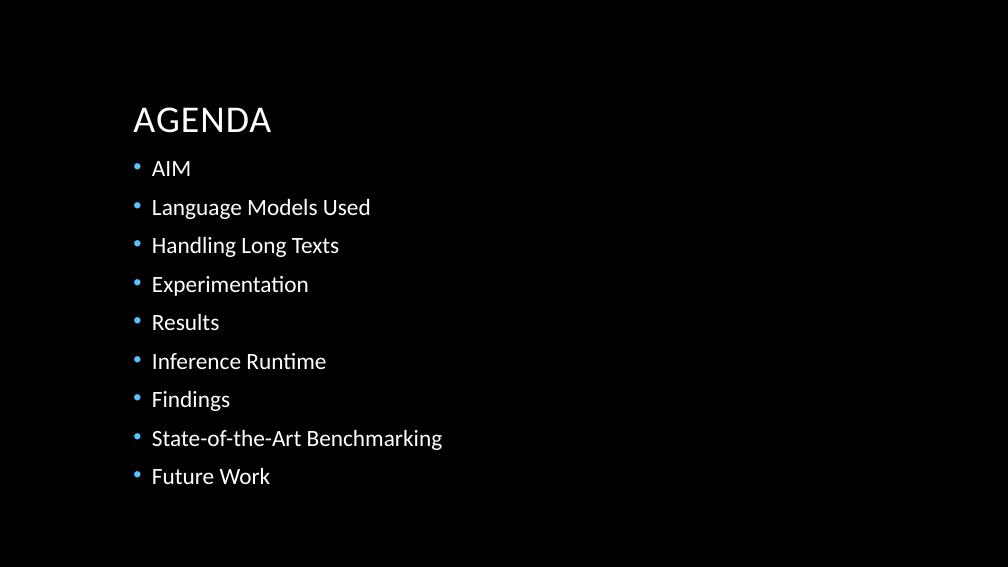
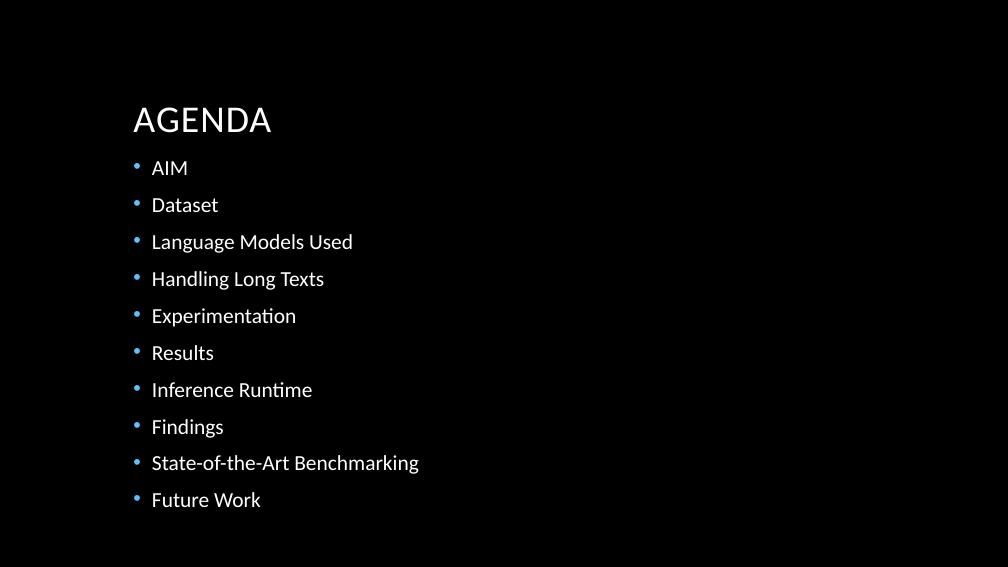
Before and after one commit to akhilchitreddy/summarizing-pubmed, a slide deck: slide 2 of Summarizing Pubmed Articles.pptx. Drawn at 1008x567 pixels with LibreOffice and Linux fonts; fonts in the diff are those of the drawing; background and template pictures are left out. Boxes give left, top, right and bottom in pixels: in the first picture for what was removed or moved away, otherwise in the second. Text is boxed around its words. In the diff, an @@ line names an element or a change of style, - is before the commit and + after.

Commit message:
dataset slide added

```diff
--- a/Summarizing Pubmed Articles.pptx
+++ b/Summarizing Pubmed Articles.pptx
@@ text at (152, 161, 419, 507): size 22.2 to 20.4 pt @@
@@ text at (152, 198, 219, 212): paragraph added @@
+• Dataset
```
Also in this commit, not shown: 1 slide added.
